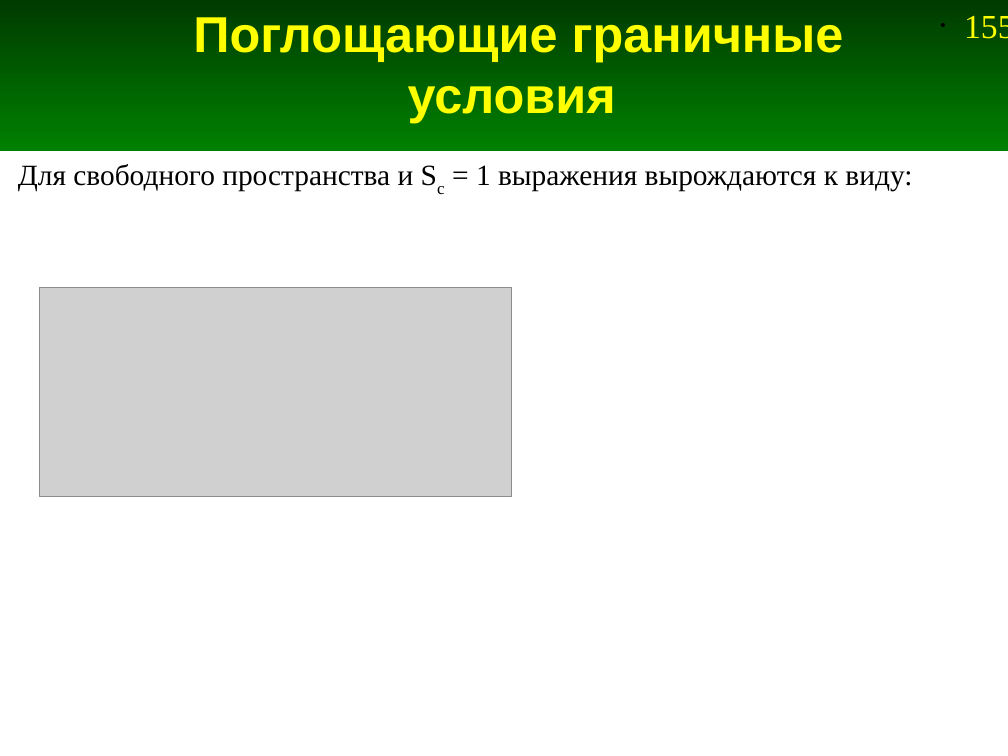
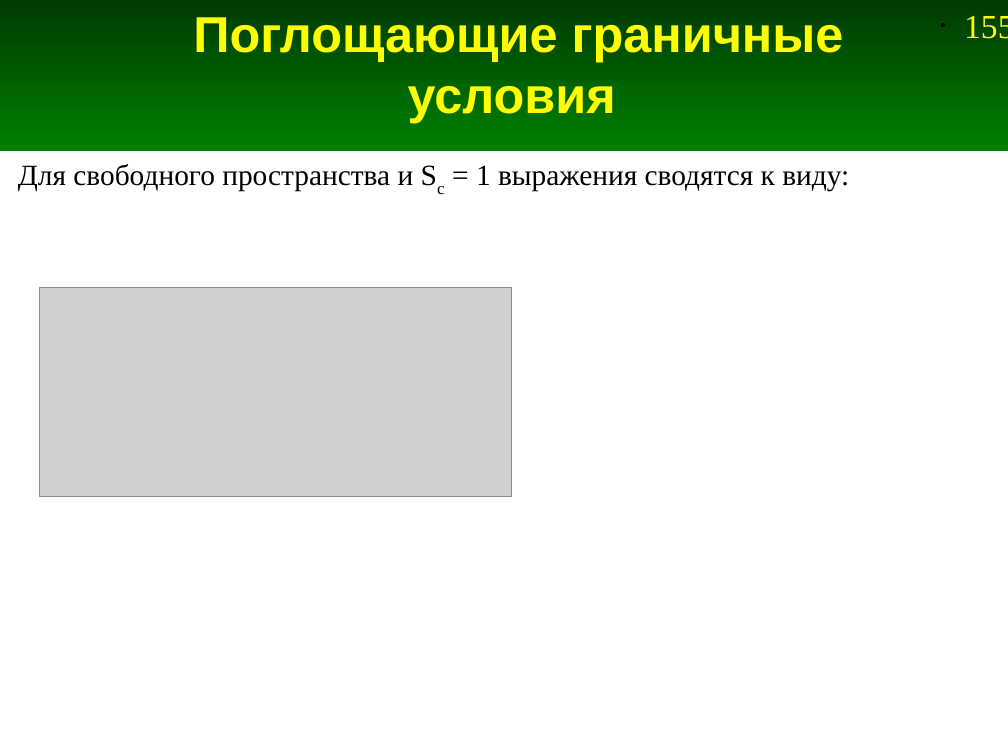
Before and after one commit to andris0147sv/modelling, a slide deck: slide 155 of presentations/2. FDTD.odp. Drawn at 1008x756 pixels with LibreOffice and Linux fonts; fonts in the diff are those of the drawing; grey boxes stand for pictures. Boxes give left, top, right and bottom in pixels: in the first picture for what was removed or moved away, otherwise in the second. Text is boxed around its words. In the diff, an @@ line names an element or a change of style, - is before the commit and + after.

```diff
--- a/presentations/2. FDTD.odp
+++ b/presentations/2. FDTD.odp
@@ text at (18, 164, 849, 191): text changed @@
-Для свободного пространства и Sc = 1 выражения вырождаются к виду:
+Для свободного пространства и Sc = 1 выражения сводятся к виду:
```
Also in this commit, not shown: 6 other slides changed, 1 slide added, 4 slides removed, 6 other files.
